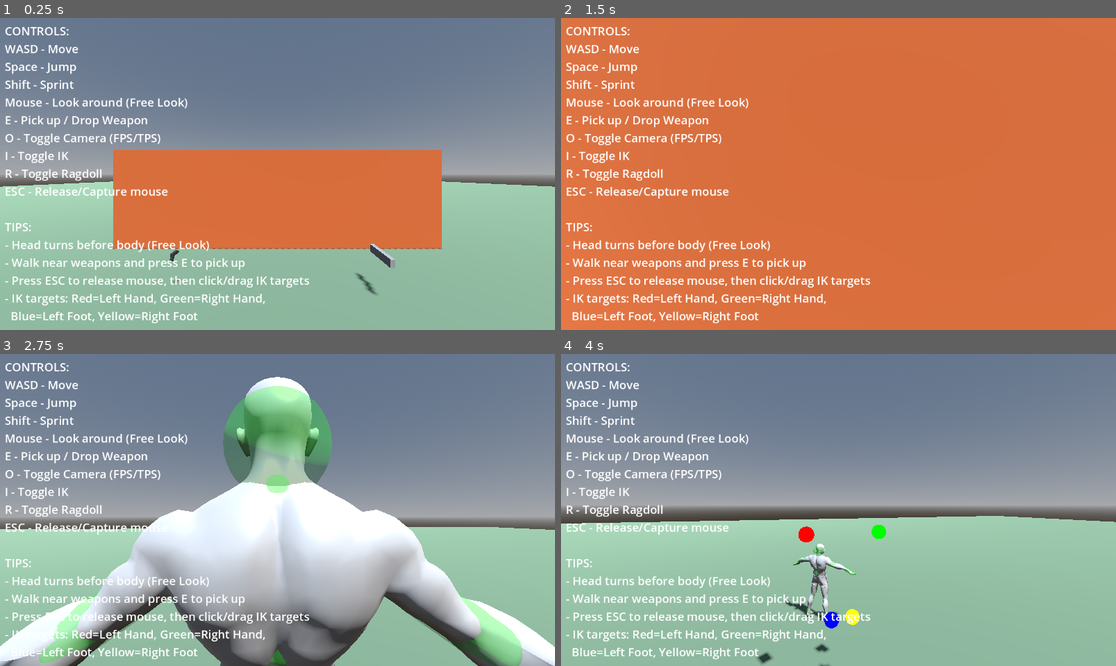
Above: before the commit, frames 1-4 (two rows, left to right).
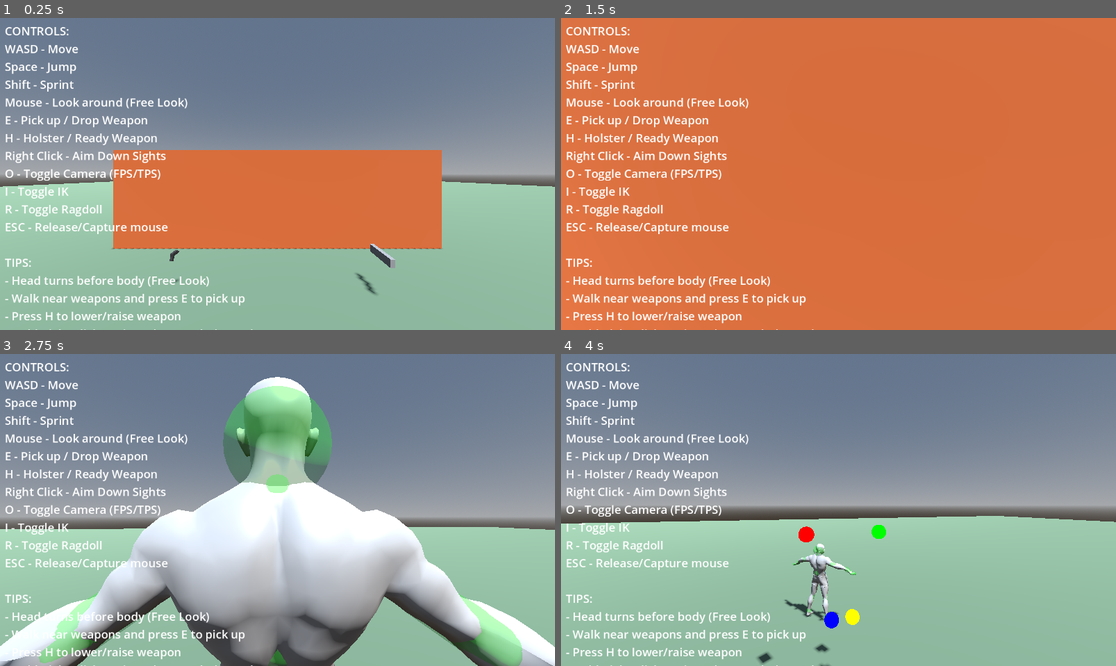
Above: after the commit, the same moments.

Repository: lmf-git/fpsikanimragdoll
Game: Godot game, scene res://world.tscn
The game is run twice, just before and just after one commit, with the same random seed, the same clock (stepped at 60 frames per second) and the same inputs.
Inputs (mouse positions are in pixels of both pictures, inside the frame that each line leads up to):
- Up to frame 1 (0.25 s): no input
- Up to frame 2 (1.5 s): tap Enter at 0.5 s; move the mouse to (866, 174) at 0.52 s; hold W (move_forward) from 0.53 s (still down); tap H at 0.6 s; click (866, 174) at 0.67 s; tap Space (jump) at 0.77 s; move the mouse to (810, 174) at 1.27 s; tap Shift (sprint) at 1.35 s; click (810, 174) at 1.42 s
- Up to frame 3 (2.75 s): keep holding W (move_forward); tap Space (jump) at 1.52, 2 s; tap H at 1.55, 2.3 s; move the mouse to (288, 503) at 2.02 s; hold O (toggle_camera) from 2.03 s (still down); click (288, 503) at 2.17 s
- Up to frame 4 (4 s): keep holding W (move_forward); move the mouse to (832, 516) at 2.77 s; release O (toggle_camera) at 2.78 s; tap I (toggle_ik) at 2.85 s; click (832, 516) at 2.92 s; tap Space (jump) at 3.02, 3.77 s; tap H at 3.05, 3.8 s; move the mouse to (877, 513) at 3.52 s; hold R (toggle_ragdoll) from 3.53 s (still down); click (877, 513) at 3.67 s

The runs differ from the first frame. In frame 1, 5.0% of the frame differs, in the area x 0-56%, y 36-100%; in frame 2, 5.6%; in frame 3, 4.6%; in frame 4, 4.9%.

Commit message:
Add weapon state system with procedural sway
Weapon state system:
- Three states: SHEATHED (lowered at side), READY (held up), AIMING (ADS)
- H key toggles between sheathed and ready states
- Right-click raises weapon to aim down sights (only when not sheathed)
- Smooth transitions between states with configurable speed

Weapon positioning per state:
- SHEATHED: Weapon lowered at side (offset 0.5, -0.6, 0.2)
- READY: Weapon held up and ready (offset 0.4, -0.3, -0.3)
- AIMING: Weapon raised central for ADS (offset 0.3, -0.2, -0.4)
- All positions camera-relative in READY and AIMING modes

Procedural weapon sway:
- Sine wave-based smooth oscillation for natural movement
- Extra sway multiplier when moving (2x default)
- Reduced sway when aiming (0.3x for precision)
- Minimal sway when sheathed (0.2x)
- Walking bob effect adds vertical oscillation when moving
- Configurable sway amount, speed, and movement multiplier

Updated controls:
- Added H key for holster/ready toggle to help text
- Added right-click aim description
- Updated tips for weapon states

Diff:
--- a/character_controller.gd
+++ b/character_controller.gd
@@ -46,9 +46,24 @@
 var equipped_weapon: Weapon = null
 var nearby_weapon: Weapon = null
 var last_nearby_weapon: Weapon = null  # Track changes for debug logging
-var is_aiming: bool = false  # Track weapon aim state
-@export var aim_weapon_offset: Vector3 = Vector3(0.3, -0.2, -0.4)  # Offset when aiming in FPS
-@export var aim_speed: float = 10.0  # Speed of aim transition
+
+# Weapon states
+enum WeaponState { SHEATHED, READY, AIMING }
+var weapon_state: WeaponState = WeaponState.READY
+var is_weapon_sheathed: bool = false  # Toggle for sheathed state
+
+# Weapon positioning
+@export var aim_weapon_offset: Vector3 = Vector3(0.3, -0.2, -0.4)  # Offset when aiming down sights
+@export var ready_weapon_offset: Vector3 = Vector3(0.4, -0.3, -0.3)  # Offset when ready/moving
+@export var sheathed_weapon_offset: Vector3 = Vector3(0.5, -0.6, 0.2)  # Offset when sheathed at side
+@export var weapon_transition_speed: float = 8.0  # Speed of state transitions
+
+# Weapon sway
+@export var sway_amount: float = 0.05  # Amount of sway
+@export var sway_speed: float = 5.0  # Speed of sway oscillation
+@export var movement_sway_multiplier: float = 2.0  # Extra sway when moving
+var sway_time: float = 0.0  # Time accumulator for sway
+var current_sway: Vector3 = Vector3.ZERO  # Current sway offset
 
 # Ragdoll bone configuration - bones that will have physics
 const RAGDOLL_BONES = [
@@ -527,10 +542,18 @@
 	# Right click for weapon aim
 	if event is InputEventMouseButton:
 		if event.button_index == MOUSE_BUTTON_RIGHT:
-			if event.pressed and equipped_weapon:
-				is_aiming = true
+			if event.pressed and equipped_weapon and not is_weapon_sheathed:
+				weapon_state = WeaponState.AIMING
 			else:
-				is_aiming = false
+				# Return to ready or sheathed based on sheathed flag
+				weapon_state = WeaponState.SHEATHED if is_weapon_sheathed else WeaponState.READY
+
+	# H key to toggle weapon sheathed/ready
+	if event is InputEventKey and event.pressed and event.keycode == KEY_H:
+		if equipped_weapon:
+			is_weapon_sheathed = !is_weapon_sheathed
+			weapon_state = WeaponState.SHEATHED if is_weapon_sheathed else WeaponState.READY
+			print("Weapon ", "sheathed" if is_weapon_sheathed else "ready")
 
 	if event.is_action_pressed("ui_cancel"):
 		if Input.get_mouse_mode() == Input.MOUSE_MODE_CAPTURED:
@@ -949,6 +972,28 @@
 	equipped_weapon.unequip()
 	equipped_weapon = null
 
+func _calculate_weapon_sway(delta: float, is_moving: bool) -> Vector3:
+	"""Calculate procedural weapon sway based on movement and time"""
+	sway_time += delta * sway_speed
+
+	# Base sway using sine waves for smooth oscillation
+	var sway_x = sin(sway_time) * sway_amount
+	var sway_y = cos(sway_time * 0.8) * sway_amount * 0.5
+
+	# Extra sway when moving
+	if is_moving:
+		sway_x *= movement_sway_multiplier
+		sway_y *= movement_sway_multiplier
+		# Add bob effect when moving
+		sway_y += sin(sway_time * 2.0) * sway_amount * movement_sway_multiplier * 0.3
+
+	# Reduce sway when aiming
+	if weapon_state == WeaponState.AIMING:
+		sway_x *= 0.3
+		sway_y *= 0.3
+
+	return Vector3(sway_x, sway_y, 0)
+
 func _update_weapon_position():
 	"""Update weapon position to follow hand bones and update IK targets"""
 	if not equipped_weapon or not skeleton or right_hand_bone_id < 0:
@@ -956,19 +1001,36 @@
 
 	var ik_targets_node = get_node_or_null("IKTargets")
 
-	if is_aiming:
-		# AIMING MODE: Position weapon at camera view, update both hands via IK
+	# Determine weapon offset based on state
+	var target_offset = ready_weapon_offset
+	match weapon_state:
+		WeaponState.SHEATHED:
+			target_offset = sheathed_weapon_offset
+		WeaponState.READY:
+			target_offset = ready_weapon_offset
+		WeaponState.AIMING:
+			target_offset = aim_weapon_offset
+
+	# Check if character is moving for sway calculation
+	var is_moving = velocity.length() > 0.1
+
+	if weapon_state == WeaponState.AIMING or weapon_state == WeaponState.READY:
+		# CAMERA-ALIGNED MODE: Position weapon relative to camera view
 		var active_camera = fps_camera if camera_mode == 0 else tps_camera
 		if active_camera:
-			# Position weapon in front of camera
+			# Calculate sway
+			current_sway = _calculate_weapon_sway(get_process_delta_time(), is_moving)
+
+			# Position weapon in front of camera with offset and sway
 			var camera_transform = active_camera.global_transform
-			var aim_pos = camera_transform.origin + camera_transform.basis.z * aim_weapon_offset.z + camera_transform.basis.x * aim_weapon_offset.x + camera_transform.basis.y * aim_weapon_offset.y
+			var base_offset = target_offset + current_sway
+			var aim_pos = camera_transform.origin + camera_transform.basis.z * base_offset.z + camera_transform.basis.x * base_offset.x + camera_transform.basis.y * base_offset.y
 
 			# Align weapon to camera direction
 			equipped_weapon.global_transform.basis = camera_transform.basis
 			equipped_weapon.global_position = aim_pos
 
-			# Update both hand IK targets to weapon grips when aiming
+			# Update both hand IK targets to weapon grips when in camera mode
 			if ik_targets_node:
 				# Right hand to main grip
 				if equipped_weapon.main_grip:
@@ -976,16 +1038,19 @@
 					if right_hand_target:
 						right_hand_target.global_position = equipped_weapon.main_grip.global_position
 
-				# Left hand to secondary grip (for two-handed) or support position
+				# Left hand to secondary grip (for two-handed weapons)
 				if equipped_weapon.is_two_handed and equipped_weapon.secondary_grip:
 					var left_hand_target = ik_targets_node.get_node_or_null("LeftHandTarget")
 					if left_hand_target:
 						left_hand_target.global_position = equipped_weapon.secondary_grip.global_position
 	else:
-		# NORMAL MODE: Weapon follows right hand bone
+		# SHEATHED MODE: Weapon lowered at side, minimal IK
 		var right_hand_transform = skeleton.global_transform * skeleton.get_bone_global_pose(right_hand_bone_id)
 
-		# Position weapon so its main_grip aligns with the hand bone
+		# Calculate sway even when sheathed (minimal)
+		current_sway = _calculate_weapon_sway(get_process_delta_time(), is_moving) * 0.2  # Reduce sway when sheathed
+
+		# Position weapon at side with offset and minimal sway
 		if equipped_weapon.main_grip:
 			# Calculate offset from weapon origin to main grip in weapon's local space
 			var grip_local_pos = equipped_weapon.main_grip.position
@@ -993,17 +1058,16 @@
 			# First set rotation to align with hand
 			equipped_weapon.global_transform.basis = right_hand_transform.basis
 
-			# Then position weapon so grip aligns with hand
-			# Weapon position = Hand position - (grip offset in world space)
-			var grip_world_offset = equipped_weapon.global_transform.basis * grip_local_pos
+			# Then position weapon so grip aligns with hand, with sway
+			var grip_world_offset = equipped_weapon.global_transform.basis * (grip_local_pos + current_sway)
 			equipped_weapon.global_position = right_hand_transform.origin - grip_world_offset
 		else:
 			# Fallback: if no grip point defined, use simple offset
-			var weapon_offset = Vector3(0, -0.05, 0.1)
+			var weapon_offset = Vector3(0, -0.05, 0.1) + current_sway
 			equipped_weapon.global_position = right_hand_transform.origin + right_hand_transform.basis * weapon_offset
 			equipped_weapon.global_transform.basis = right_hand_transform.basis
 
-		# Update IK targets for two-handed weapons - use BOTH hands
+		# Update IK targets for two-handed weapons even when sheathed
 		if ik_targets_node and equipped_weapon.is_two_handed:
 			# Right hand to main grip for two-handed weapons
 			if equipped_weapon.main_grip:
--- a/world.tscn
+++ b/world.tscn
@@ -128,6 +128,8 @@
 Shift - Sprint
 Mouse - Look around (Free Look)
 E - Pick up / Drop Weapon
+H - Holster / Ready Weapon
+Right Click - Aim Down Sights
 O - Toggle Camera (FPS/TPS)
 I - Toggle IK
 R - Toggle Ragdoll
@@ -136,6 +138,8 @@
 TIPS:
 - Head turns before body (Free Look)
 - Walk near weapons and press E to pick up
+- Press H to lower/raise weapon
+- Hold Right Click to aim (when not holstered)
 - Press ESC to release mouse, then click/drag IK targets
 - IK targets: Red=Left Hand, Green=Right Hand,
   Blue=Left Foot, Yellow=Right Foot"
